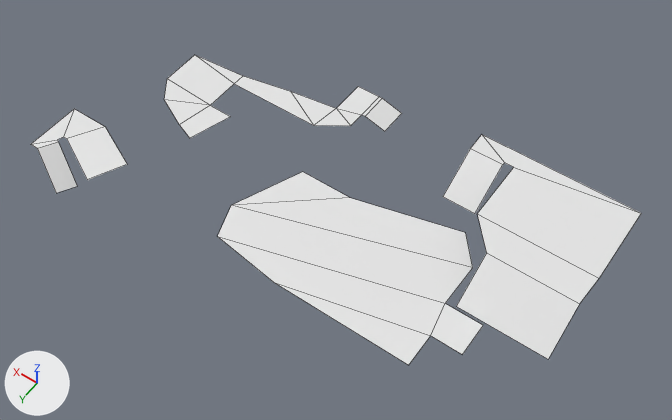
The FBX model Steel Heel Jam/Assets/Art/Meshes/Powerhouse/SM_Tile_01.fbx as it was, and as the next commit left it.
The view is the same before and after, from a 50 mm camera at (-51.9, 54.3, 103.2) aimed at (-6.2, -9.8, 2.4). The lights are fixed; the arrows at lower left show +X, +Y and +Z. Mesh edges are drawn as thin lines.

The scene before the commit, as lines of its bpy script (objects in view):
```python
me_plane_005 = bpy.data.meshes.new('Plane.005')
me_plane_005.from_pydata(...)  # 58 vertices, 29 faces; spans x -41.0..35.1, y -29.6..9.5, z 0.5..7.5
me_plane_005.materials.append(mat_m_tile_01)  # white #e7e7e7
# before: 56 (-40.7, -12.0, 7.5) at pixel (579, 303)
ob_sm_tile_01 = bpy.data.objects.new('SM_Tile_01', me_plane_005)
ob_sm_tile_01.location = (0.0, 0.0, 0.0)
```
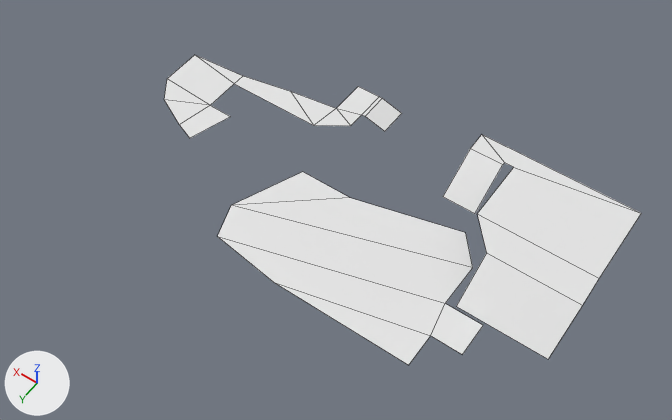
Location of each change, (x1, y1, x2, y2) in pixels of the pictures (672 x 420 px; the box of a moved part takes in the faces that stretch with it):
'SM_Tile_01', reshaped (22% narrower): before (31, 55, 641, 365); after (164, 55, 641, 365)
part 1 of me_plane_005, deleted: before (31, 109, 127, 193)
part 2 of me_plane_005, moved or reshaped: (457, 214, 599, 359) in both

Diff of the bpy script that builds the scene:
```diff
--- a/Steel Heel Jam/Assets/Art/Meshes/Powerhouse/SM_Tile_01.fbx.py
+++ b/Steel Heel Jam/Assets/Art/Meshes/Powerhouse/SM_Tile_01.fbx.py
@@ me_plane_005 @@
 me_plane_005.from_pydata(...)  # 58 vertices, 29 faces; spans x -41.0..35.1, y -29.6..9.5, z 0.5..7.5
 # used by ob_sm_tile_01; location = (0.0, 0.0, 0.0)
 # verts and faces of me_plane_005; kept vertices keep their numbers, new ones are numbered from 58
+# me_plane_005 part 1: the loose piece of 12 vertices spanning x 21.3..35.1, y -1.5..9.5, z 0.5..4.5 is deleted
+# me_plane_005 part 2
+verts[56] = (-41.1, -12.0, 7.5)  # moved, pixel (582, 305)
 me_plane_005.materials.append(mat_m_tile_01)
```
